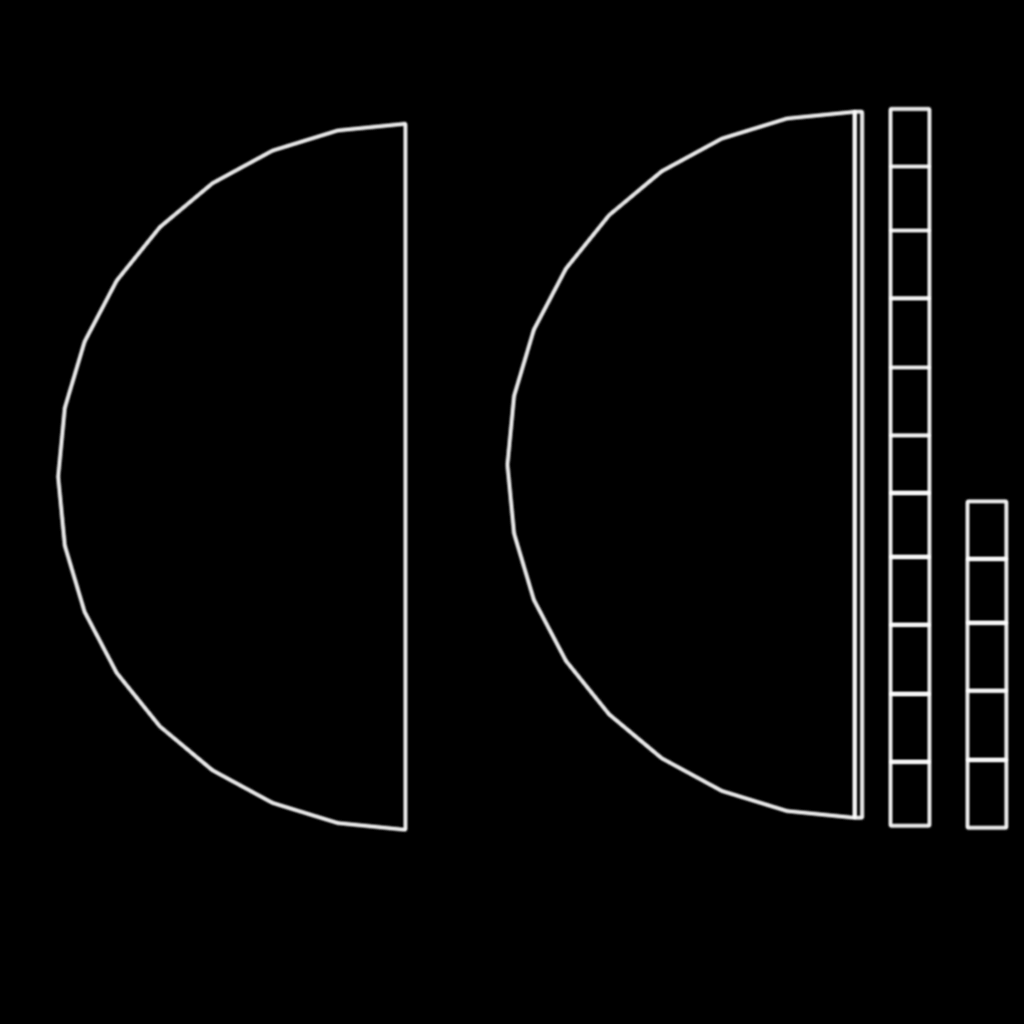
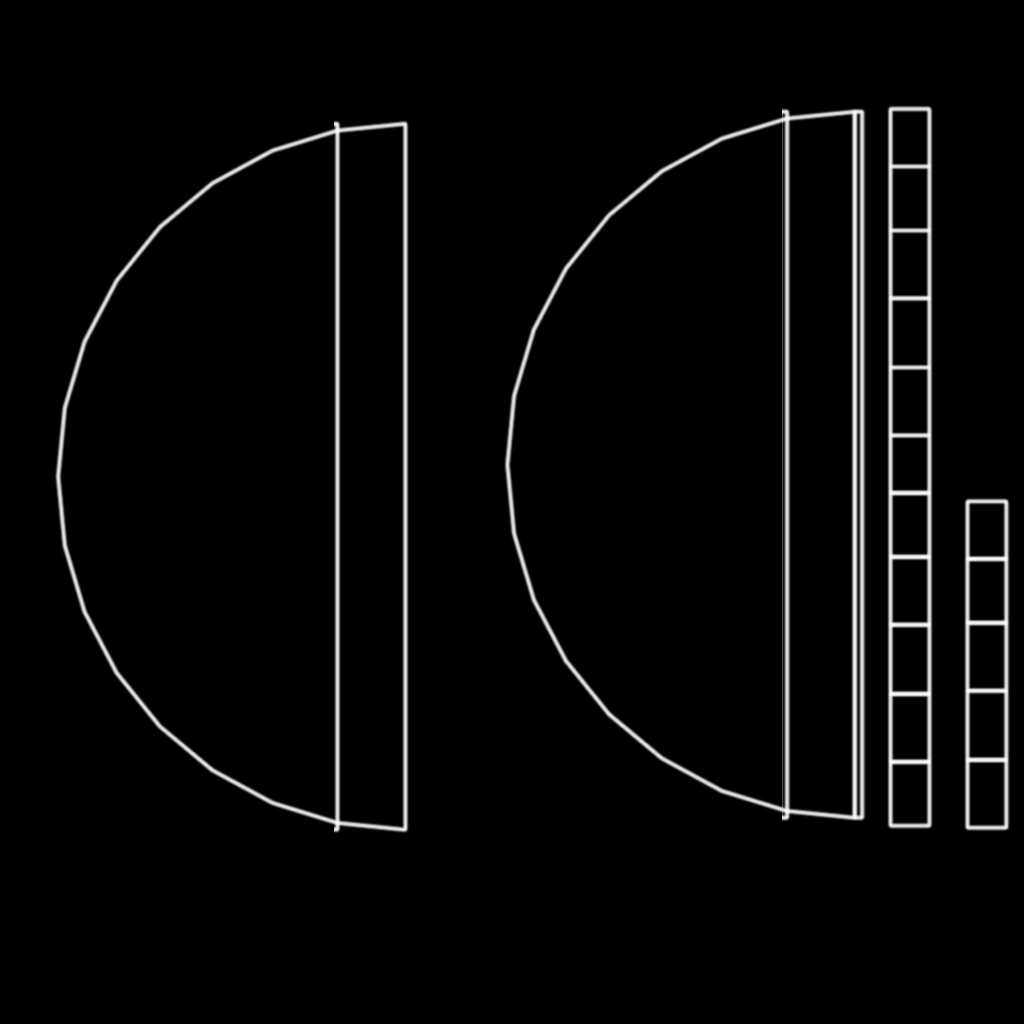
The second (1024, 1024) image is a revision of the first. Changes to its layers:
painted on "Layer 1 copy 6" over [334,108,791,834]
